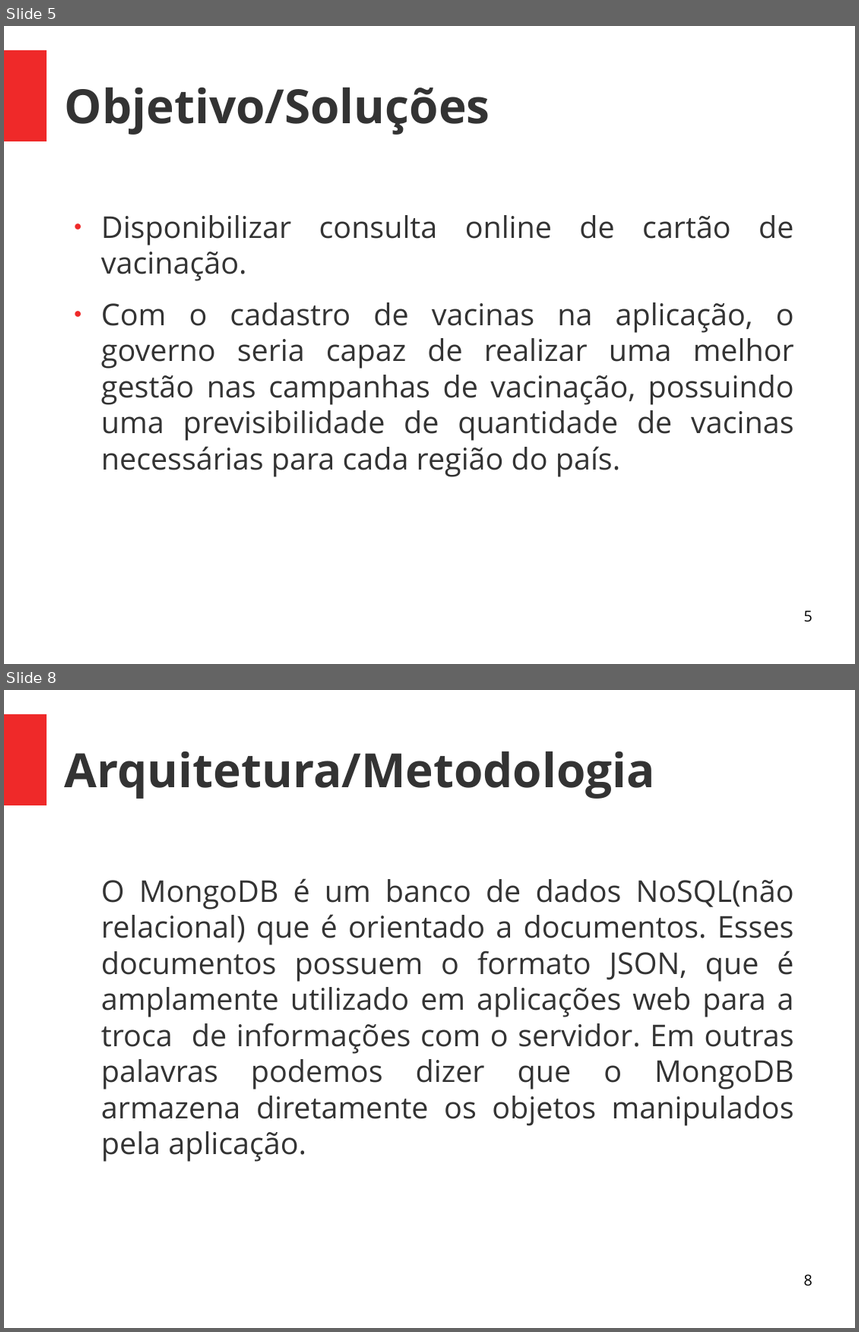
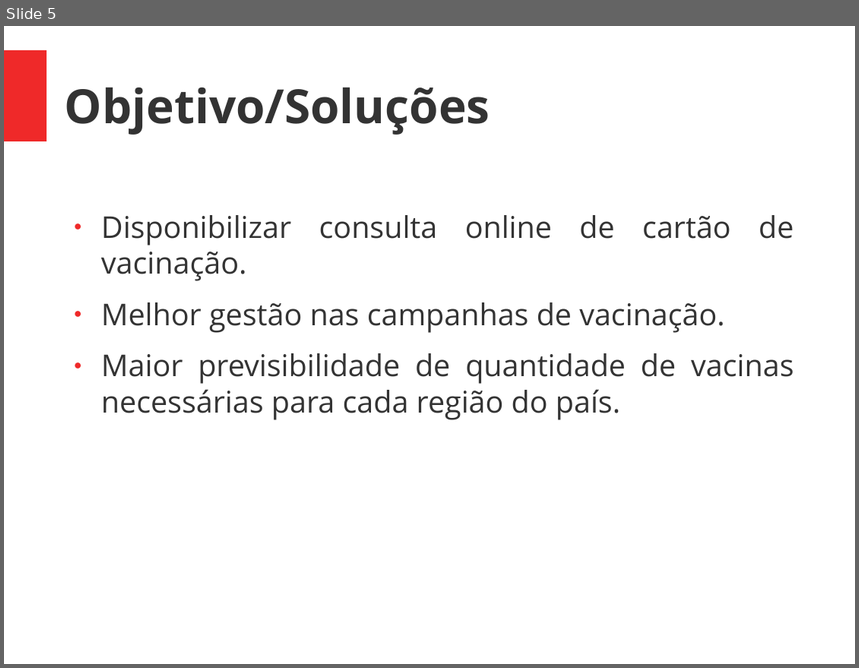
Before and after one commit to Saulodm/TCC, a slide deck: Apresentação/pré banca.odp. Shown one above the other, each under a label of ours: slides 5 and 8 before the commit, slide 5 after it; the slides between them are not shown. The pictures are 859x1332 and 859x668 pixels, drawn with LibreOffice and Linux fonts; fonts in the diff are those of the drawing. Boxes give left, top, right and bottom in pixels: in the first picture for what was removed or moved away, otherwise in the second. Text is boxed around its words. In the diff, an @@ line names an element or a change of style, - is before the commit and + after.

```diff
--- a/Apresentação/pré banca.odp
+++ b/Apresentação/pré banca.odp
@@ slide 8 removed at (4, 690, 855, 1328), background #FFFFFF; not listed: 1 template element that a slide beside it also shows @@
@@ title removed at (65, 752, 655, 799) @@
-Arquitetura/Metodologia
@@ text removed at (101, 878, 794, 1162) @@
-O MongoDB é um banco de dados NoSQL(não relacional) que é orientado a documentos. Esses documentos possuem o formato JSON, que é amplamente utilizado em aplicações web para a troca de informações com o servidor. Em outras palavras podemos dizer que o MongoDB armazena diretamente os objetos manipulados pela aplicação.
@@ page number removed at (804, 1274, 813, 1287) @@
-8
@@ slide 5 changed as well @@
@@ text at (101, 303, 794, 420): text changed @@
-● Com o cadastro de vacinas na aplicação, o governo seria capaz de realizar uma melhor gestão nas campanhas de vacinação, possuindo uma previsibilidade de quantidade de vacinas necessárias para cada região do país.
+● Melhor gestão nas campanhas de vacinação.
+● Maior previsibilidade de quantidade de vacinas necessárias para cada região do país.
@@ page number removed at (804, 611, 813, 623) @@
-5
```
Also in this commit, not shown: 6 other slides changed, 3 slides added, 4 other slides removed, 22 other files.
